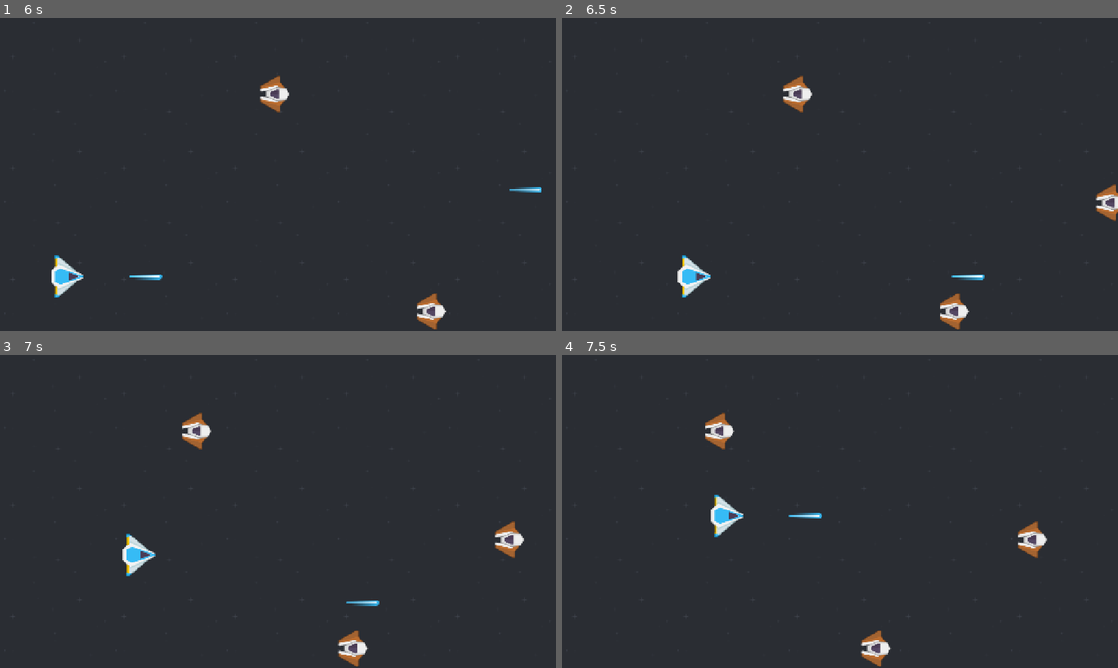
Above: before the commit, frames 1-4 (two rows, left to right).
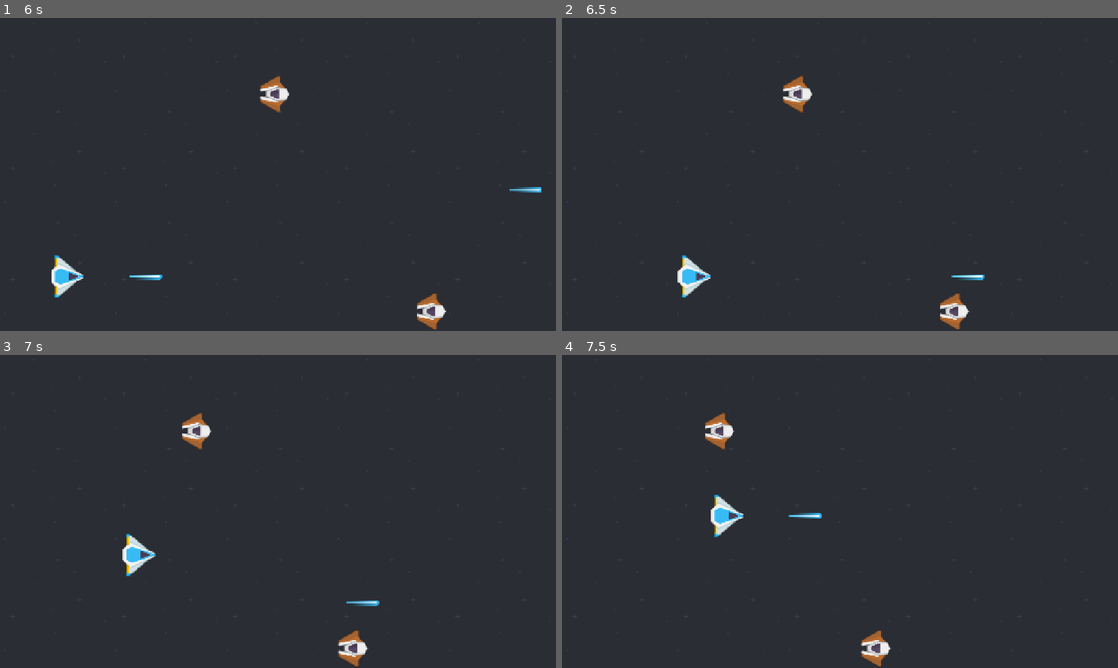
Above: after the commit, the same moments.

Repository: alexvanhel/Alien-Attack
Game: Godot game, scene res://scenes/game.tscn
Same seed, same stepped clock (60 frames per second), same inputs: the game is played once before the commit and once after it.
Inputs:
- Up to frame 1 (6 s): tap Enter at 0.5 s; hold Right (move_right) 0.53-1.28 s; tap Space (shoot) every 0.75 s from 0.6 to 5.85 s; hold Down (move_down) 1.28-2.03 s; hold Right (move_right) 2.03-2.78 s; hold Up (move_up) 2.78-3.53 s; hold Left (move_left) 3.53-5.03 s; hold Down (move_down) 5.03-5.78 s; hold Right (move_right) from 5.78 s (still down)
- Up to frame 2 (6.5 s): keep holding Right (move_right)
- Up to frame 3 (7 s): release Right (move_right) at 6.53 s; hold Up (move_up) from 6.53 s (still down); tap Space (shoot) at 6.6 s
- Up to frame 4 (7.5 s): release Up (move_up) at 7.28 s; hold Right (move_right) from 7.28 s (still down); tap Space (shoot) at 7.35 s

Frame 1 is identical in both runs. In frame 2, 0.3% of the frame differs, in the area x 96-100%, y 53-65%; in frame 3, 0.4%; in frame 4, 0.4%, in the area x 82-88%, y 53-65%.

Commit message:
Added collision layers and collision logic

Diff:
--- a/project.godot
+++ b/project.godot
@@ -53,6 +53,12 @@
 ]
 }
 
+[layer_names]
+
+2d_physics/layer_1="player"
+2d_physics/layer_2="enemy"
+2d_physics/layer_3="laser"
+
 [physics]
 
 3d/physics_engine="Jolt Physics"
--- a/scenes/enemy.tscn
+++ b/scenes/enemy.tscn
@@ -11,6 +11,8 @@
 
 [node name="enemy" type="Area2D" unique_id=375607424]
 rotation = 1.5707964
+collision_layer = 2
+collision_mask = 5
 script = ExtResource("1_md0e3")
 
 [node name="Sprite2D" type="Sprite2D" parent="." unique_id=1218888536]
--- a/scenes/laser.tscn
+++ b/scenes/laser.tscn
@@ -9,6 +9,8 @@
 
 [node name="Laser" type="Area2D" unique_id=2029366058]
 rotation = 1.5707964
+collision_layer = 4
+collision_mask = 2
 script = ExtResource("1_a7dhc")
 
 [node name="Sprite2D" type="Sprite2D" parent="." unique_id=1468124345]
@@ -20,3 +22,5 @@
 
 [node name="VisibleNotifier" type="VisibleOnScreenNotifier2D" parent="." unique_id=1520183761]
 position = Vector2(1.2239188e-06, 28)
+
+[connection signal="area_entered" from="." to="." method="_on_area_entered"]
--- a/scenes/player.tscn
+++ b/scenes/player.tscn
@@ -8,6 +8,7 @@
 
 [node name="Player" type="CharacterBody2D" unique_id=168904727]
 rotation = 1.5707964
+collision_mask = 2
 motion_mode = 1
 script = ExtResource("1_g2els")
 
--- a/scripts/enemy.gd
+++ b/scripts/enemy.gd
@@ -4,3 +4,6 @@
 
 func _physics_process(delta: float) -> void:
 	global_position.x -= speed * delta
+
+func die():
+	queue_free()
--- a/scripts/laser.gd
+++ b/scripts/laser.gd
@@ -8,9 +8,14 @@
 	visible_notifier.connect("screen_exited", _on_screen_exited)
 
 func _physics_process(delta: float) -> void:
-	global_position.x += speed * delta # turns px*fps/s into px/s
+	global_position.x += speed * delta # turns px*frame/s into px/s
 
 # delta is the total time between last processed frame and the current
 
 func _on_screen_exited():
 	queue_free()
+
+
+func _on_area_entered(area: Area2D) -> void:
+	queue_free()
+	area.die()
